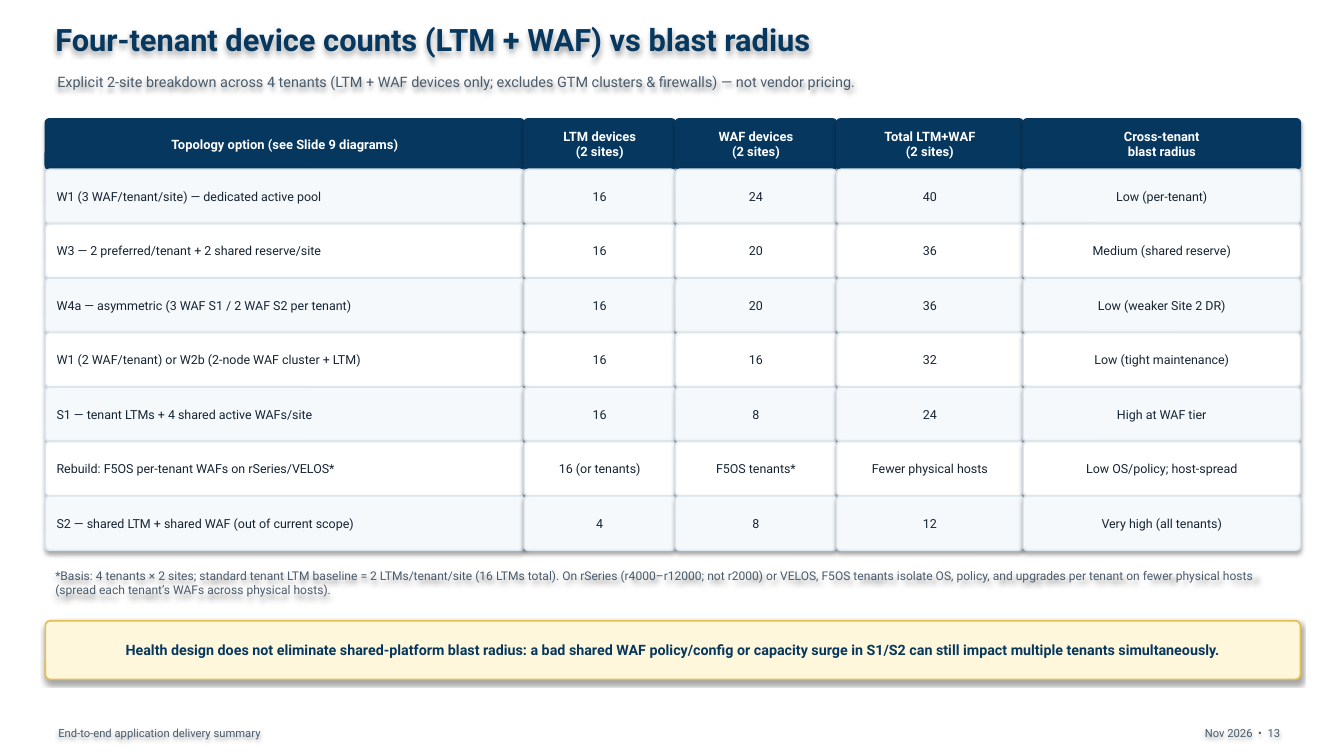
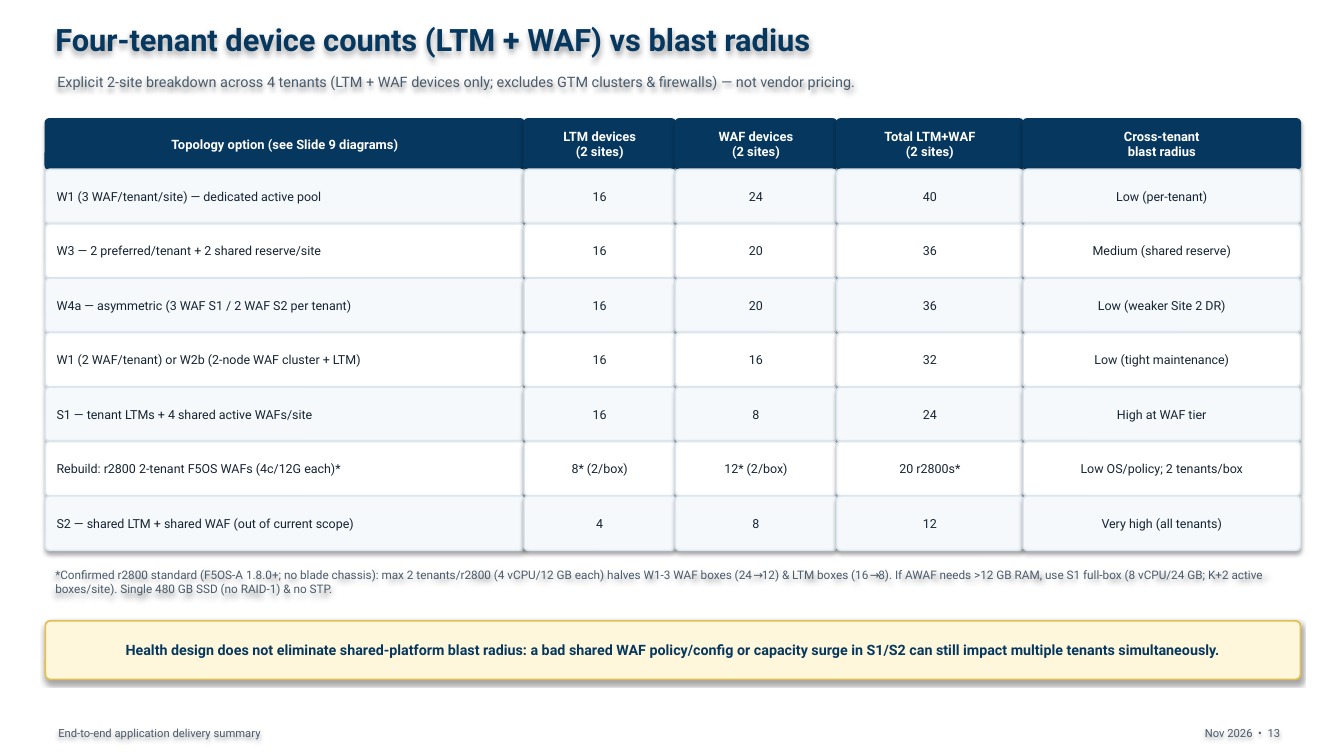
Before and after one commit to jfang88/EnterpriseWAF, a slide deck: slide 13 of management-artifacts/EnterpriseWAF_Management_Summary.pptx. Drawn at 1344x756 pixels with LibreOffice and Linux fonts; fonts in the diff are those of the drawing. Boxes give left, top, right and bottom in pixels: in the first picture for what was removed or moved away, otherwise in the second. Text is boxed around its words. In the diff, an @@ line names an element or a change of style, - is before the commit and + after.

Commit message:
Lock in confirmed r2800 pizza-box standard (no blade chassis), STP/LACP & single-SSD invariants, K+2 sizing, and 4-changes/yr 99.95% budget

```diff
--- a/management-artifacts/EnterpriseWAF_Management_Summary.pptx
+++ b/management-artifacts/EnterpriseWAF_Management_Summary.pptx
@@ text in rounded rectangle at bbox=[57, 463, 340, 476]: text changed @@
-Rebuild: F5OS per-tenant WAFs on rSeries/VELOS*
+Rebuild: r2800 2-tenant F5OS WAFs (4c/12G each)*
@@ text in rounded rectangle at bbox=[572, 463, 628, 476]: text changed @@
-16 (or tenants)
+8* (2/box)
@@ text in rounded rectangle at bbox=[724, 463, 788, 476]: text changed @@
-F5OS tenants*
+12* (2/box)
@@ text in rounded rectangle at bbox=[899, 464, 960, 473]: text changed @@
-Fewer physical hosts
+20 r2800s*
@@ text in rounded rectangle at bbox=[1081, 463, 1243, 476]: text changed @@
-Low OS/policy; host-spread
+Low OS/policy; 2 tenants/box
@@ text at bbox=[55, 570, 1263, 596]: text changed; size 8.6 to 8.4 pt @@
-*Basis: 4 tenants × 2 sites; standard tenant LTM baseline = 2 LTMs/tenant/site (16 LTMs total). On rSeries (r4000–r12000; not r2000) or VELOS, F5OS tenants isolate OS, policy, and upgrades per tenant on fewer physical hosts (spread each tenant’s WAFs across physical hosts).
+*Confirmed r2800 standard (F5OS-A 1.8.0+; no blade chassis): max 2 tenants/r2800 (4 vCPU/12 GB each) halves W1-3 WAF boxes (24→12) & LTM boxes (16→8). If AWAF needs >12 GB RAM, use S1 full-box (8 vCPU/24 GB; K+2 active boxes/site). Single 480 GB SSD (no RAID-1) & no STP.
```
Also in this commit, not shown: 5 other slides changed, 16 other files.
